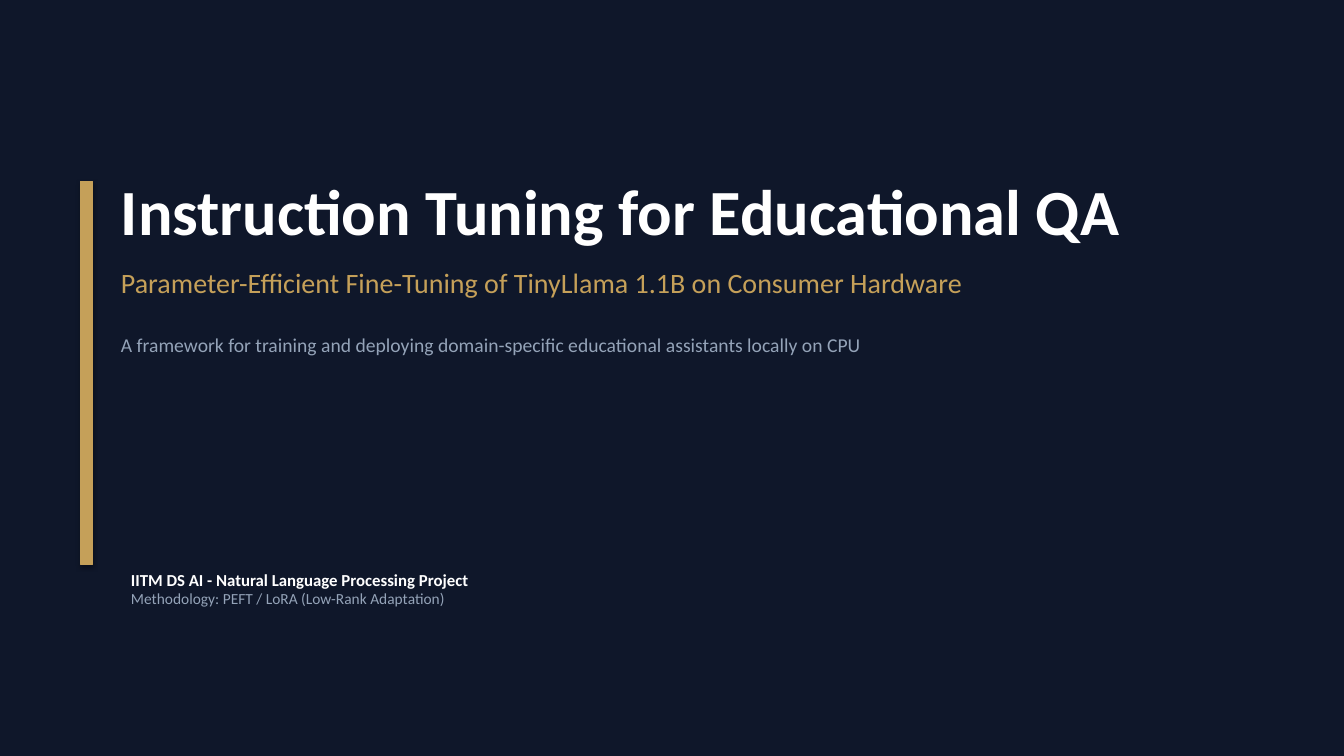
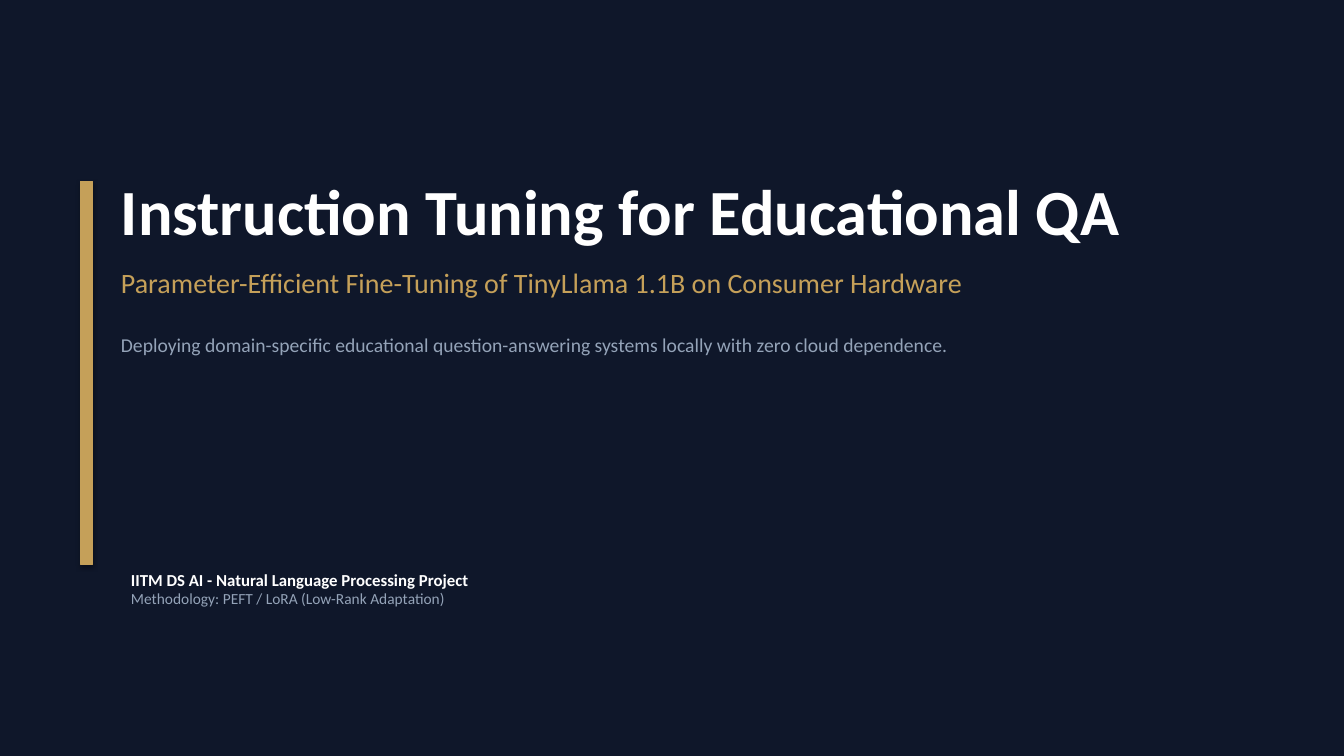
Before and after one commit to deweshai-star/Instruction-Tuning-for-Educational-QA, a slide deck: slide 1 of Instruction Tuning for Educational QA.pptx. Drawn at 1344x756 pixels with LibreOffice and Linux fonts; fonts in the diff are those of the drawing. Boxes give left, top, right and bottom in pixels: in the first picture for what was removed or moved away, otherwise in the second. Text is boxed around its words. In the diff, an @@ line names an element or a change of style, - is before the commit and + after.

```diff
--- a/Instruction Tuning for Educational QA.pptx
+++ b/Instruction Tuning for Educational QA.pptx
@@ text at [121, 338, 947, 356]: text changed @@
-A framework for training and deploying domain-specific educational assistants locally on CPU
+Deploying domain-specific educational question-answering systems locally with zero cloud dependence.
```
Also in this commit, not shown: 1 other slide changed, 6 slides added, 3 slides removed, 2 other files.
